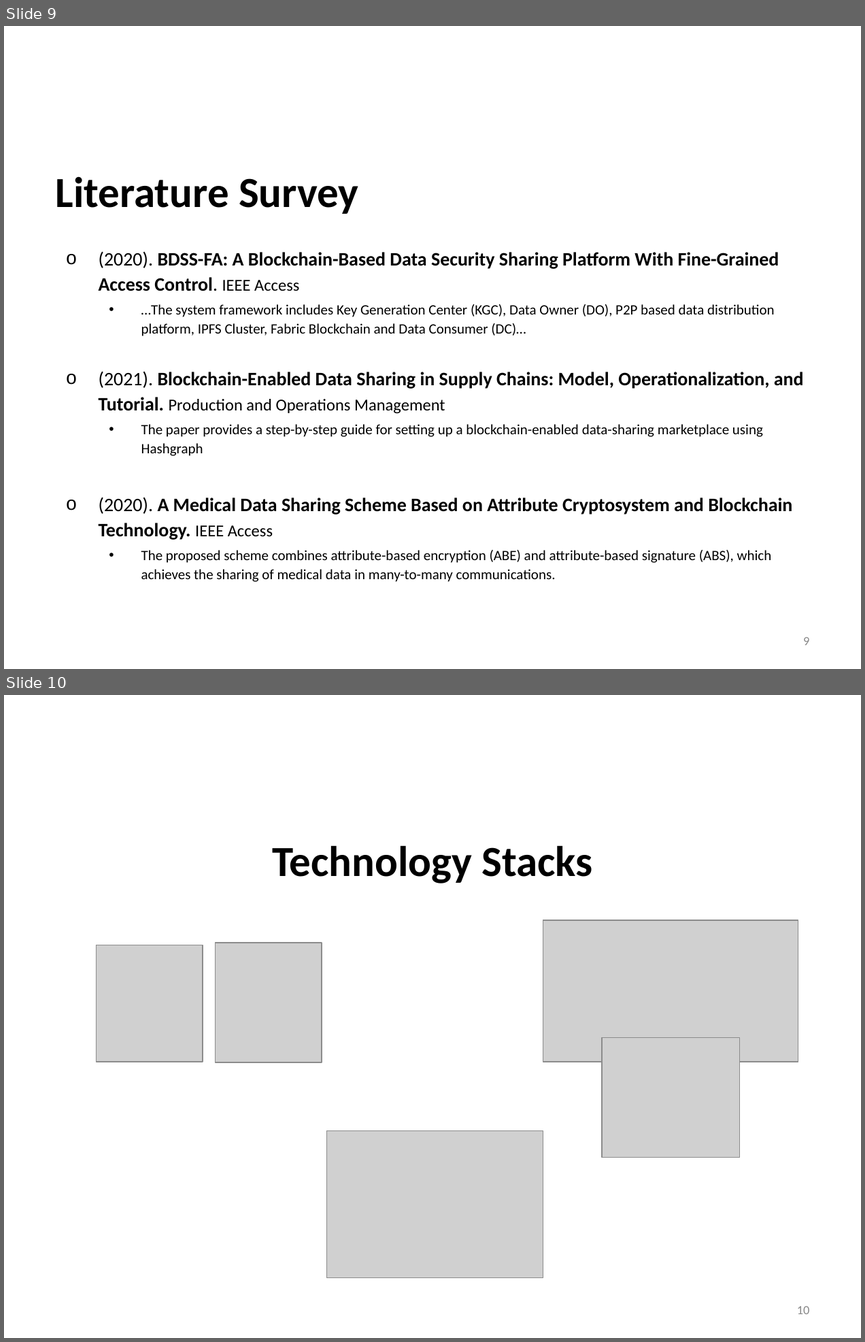
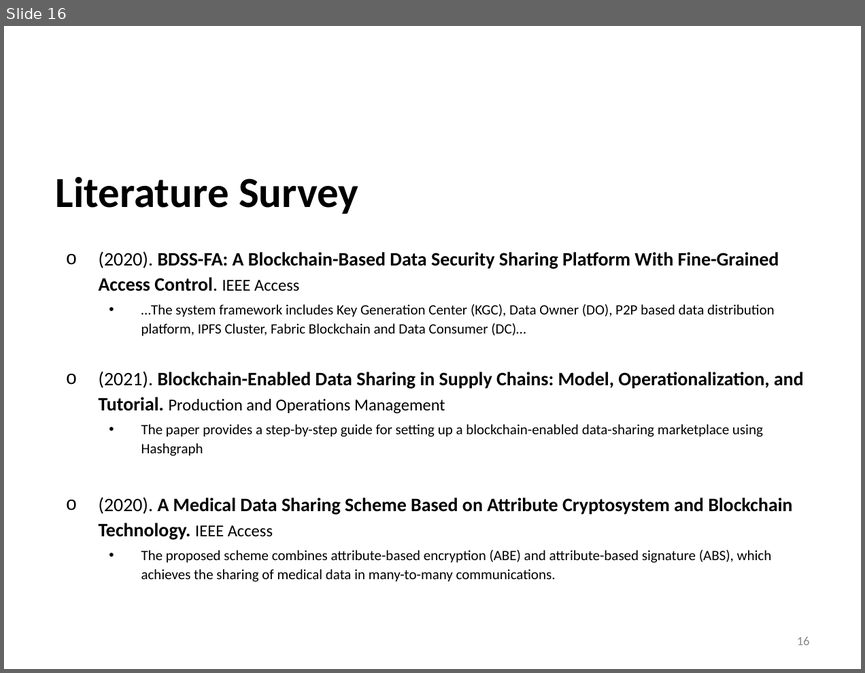
Before and after one commit to asr-24/SentinelShare, a slide deck: Synopsis Presentation.pptx. Shown one above the other, each under a label of ours: slides 9 and 10 before the commit, slide 16 after it. The pictures are 865x1342 and 865x673 pixels, drawn with LibreOffice and Linux fonts; fonts in the diff are those of the drawing; grey boxes stand for pictures; background and template pictures are left out. Boxes give left, top, right and bottom in pixels: in the first picture for what was removed or moved away, otherwise in the second. Text is boxed around its words. In the diff, an @@ line names an element or a change of style, - is before the commit and + after.

```diff
--- a/Synopsis Presentation.pptx
+++ b/Synopsis Presentation.pptx
@@ slide 10 removed at box(4, 695, 861, 1338), background picture (left out) @@
@@ title removed at box(272, 845, 592, 883) @@
-Technology Stacks
@@ picture removed at box(543, 920, 798, 1062) @@
@@ picture removed at box(96, 945, 202, 1062) @@
@@ picture removed at box(215, 943, 321, 1063) @@
@@ picture removed at box(602, 1037, 740, 1157) @@
@@ picture removed at box(327, 1130, 543, 1278) @@
@@ page number removed at box(797, 1306, 810, 1314) @@
-10
@@ what was slide 9 is now slide 16 @@
@@ page number at box(797, 636, 810, 645): text changed @@
-9
+16
```
Also in this commit, not shown: 2 slides changed, 6 slides added, 3 other files.
